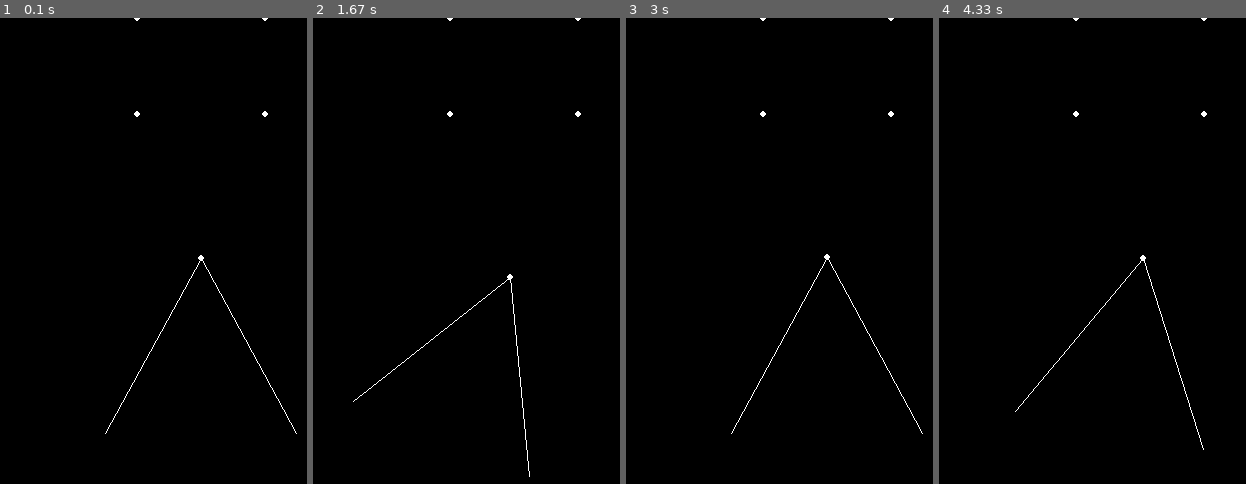
Above: before the commit, frames 1-4 (left to right).
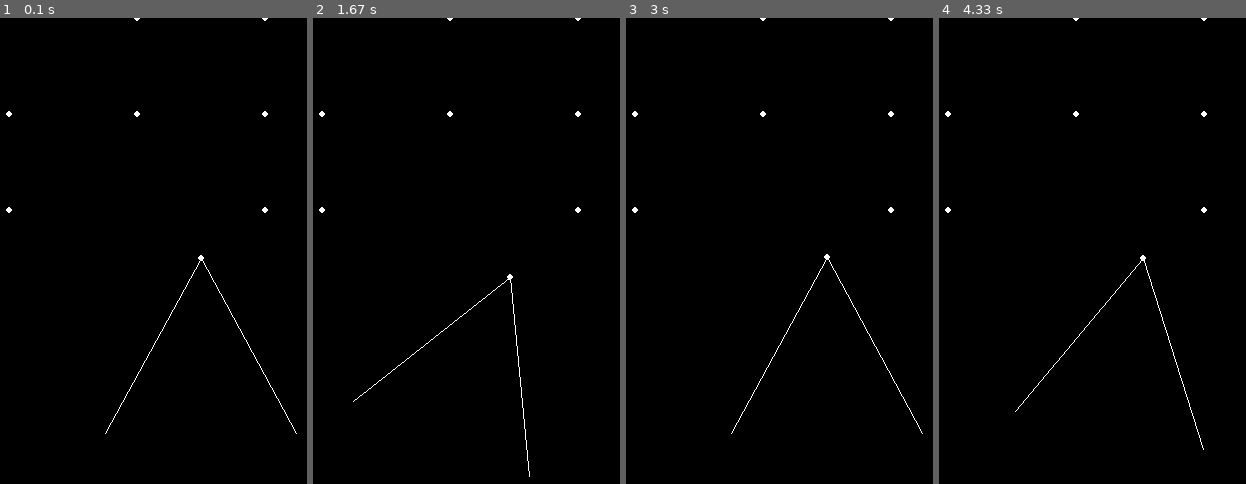
Above: after the commit, the same moments.

Repository: toniaai/pygame_projects
Game: pygame game, started from data/main.py
Same seed, same stepped clock (60 frames per second), same inputs: the game is played once before the commit and once after it.
Inputs:
- Up to frame 1 (0.1 s): no input
- Up to frame 2 (1.67 s): hold D 0.33-0.8 s; hold W 0.83-1.13 s; hold D 1.17-1.63 s
- Up to frame 3 (3 s): hold A 1.67-2.2 s; hold S 2.23-2.53 s; hold A 2.57-2.97 s
- Up to frame 4 (4.33 s): hold W 3-3.37 s; hold D 3.4-4.03 s; hold S from 4.07 s (still down)

The runs differ from the first frame. In frame 1, less than 0.1% of the frame differs, in the area x 1-88%, y 19-42%; in frame 2, less than 0.1%; in frame 3, less than 0.1%; in frame 4, less than 0.1%.

Commit message:
Vision finished

Diff:
--- a/data/main.py
+++ b/data/main.py
@@ -18,7 +18,7 @@
 BASE_D = 1
 
 WALLS = [((2, 0), (2, 1)), ((3, 0), (3, 1))]
-POINTS = [(2,0), (2,1), (3,0), (3,1)]
+POINTS = [(2, 0), (2, 1), (3, 0), (3, 1), (1, 1), (1, 2), (3, 2)]
 
 HORIZON = 240
 MAX_DISTANCE = 2
@@ -64,25 +64,19 @@
         if is_point_in_distance(player, point, distance):
             return_points_in_distance.append(point)
 
-# next steps:
-# def draw_map_points(POINTS):
-#   reads the points array input and draws them on screen
-#   checks if they are in vision range and sorts them in two lists
-#   of points that go into draw_map_point
-#
-# def draw_map_point(point, vis):
-# this actually draws the points, with vis as if its visible or not
-def area(point_1, point_2, point_3):
-    return abs((point_1[0] * (point_2[1] - point_3[1]) + point_2[0] * (point_3[1] - point_1[1]) + point_3[0] * (point_1[1] - point_2[1]))/2)
-
+def sign(point_1, point_2, point_3):
+    return (point_1[0] - point_3[0]) * (point_2[1] - point_3[1]) - (point_2[0] - point_3[0]) * (point_1[1] - point_3[1])
 
 def is_in_triangle(point, t_point_1, t_point_2, t_point_3):
-    a = area(t_point_1, t_point_2, t_point_3)
-    a1 = area(point, t_point_2, t_point_3)
-    a2 = area(t_point_1, point, t_point_3)
-    a3 = area(t_point_1, t_point_2, point)
 
-    return (a == (a1 + a2 + a3))
+    d_1 = sign(point, t_point_1, t_point_2)
+    d_2 = sign(point, t_point_2, t_point_3)
+    d_3 = sign(point, t_point_3, t_point_1)
+
+    is_negative = (d_1 < 0) or (d_2 < 0) or (d_3 < 0)
+    is_positive = (d_1 > 0) or (d_2 > 0) or (d_3 > 0)
+
+    return not (is_negative and is_positive)
 
 def draw_map_point(screen, point, player):
     point_l, point_r = draw_player_vision(screen, player)
@@ -92,11 +86,9 @@
     else:
         pygame.draw.circle(screen, COLOR_WHITE, convert_coordinate_to_pixel(point), THICKNESS_PUNTO)
 
-
 def draw_map_points(screen, points, player):
     for point in points:
         draw_map_point(screen, point, player)
-
 
 def draw_player(screen, player):
     pygame.draw.circle(screen, COLOR_WHITE, (player[0], player[1]), THICKNESS_PUNTO)
@@ -153,9 +145,10 @@
                 player = move_player(player, -1)
 
         screen.fill(0)
-        draw_map_points(screen, POINTS, player)
+
         draw_player(screen, player)
         _, _ = draw_player_vision(screen, player)
+        draw_map_points(screen, POINTS, player)
 
 
         pygame.display.flip()
